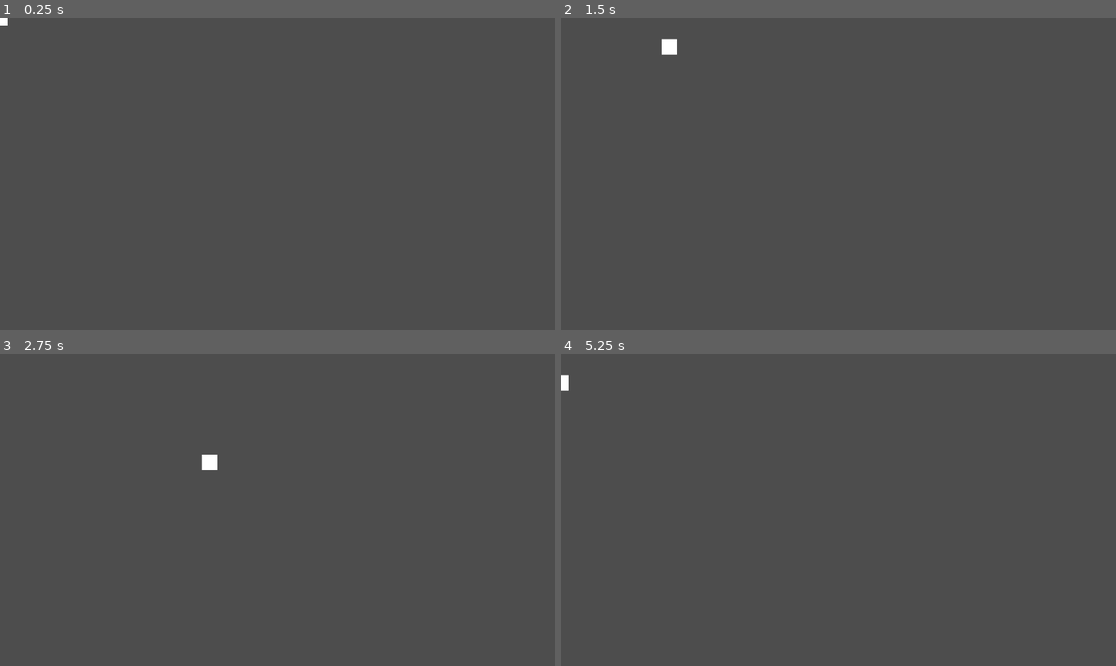
Above: before the commit, frames 1-4 (two rows, left to right).
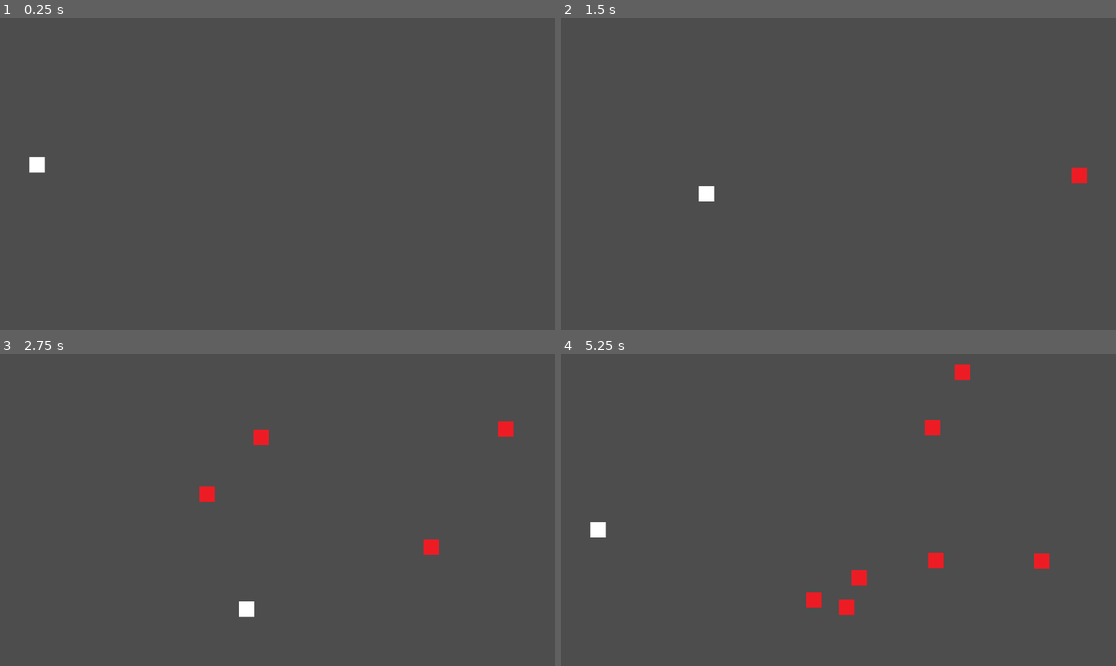
Above: after the commit, the same moments.

Repository: AmazenYT/godotexam
Game: Godot game, scene res://main.tscn
The game is run twice, just before and just after one commit, with the same random seed, the same clock (stepped at 60 frames per second) and the same inputs. Before the commit the project starts from res://player.tscn.
Inputs:
- Up to frame 1 (0.25 s): no input
- Up to frame 2 (1.5 s): tap Enter at 0.5 s; hold D (right) 0.53-1.28 s; hold S (down) from 1.28 s (still down)
- Up to frame 3 (2.75 s): release S (down) at 2.03 s; hold D (right) from 2.03 s (still down)
- Up to frame 4 (5.25 s): release D (right) at 2.78 s; hold W (up) 2.78-3.53 s; hold A (left) 3.53-5.03 s; hold S (down) from 5.03 s (still down)

The runs differ from the first frame. In frame 1, 0.2% of the frame differs, in the area x 0-9%, y 0-50%; in frame 2, 0.4%; in frame 3, 0.8%; in frame 4, 1.2%, in the area x 0-89%, y 3-84%.

Commit message:
default scene updated to main game

Diff:
--- a/frankiegodotexam/project.godot
+++ b/frankiegodotexam/project.godot
@@ -11,7 +11,7 @@
 [application]
 
 config/name="FrankieGodotExam"
-run/main_scene="res://player.tscn"
+run/main_scene="uid://be6pwcmlsd53y"
 config/features=PackedStringArray("4.4", "Forward Plus")
 config/icon="res://icon.svg"
 
